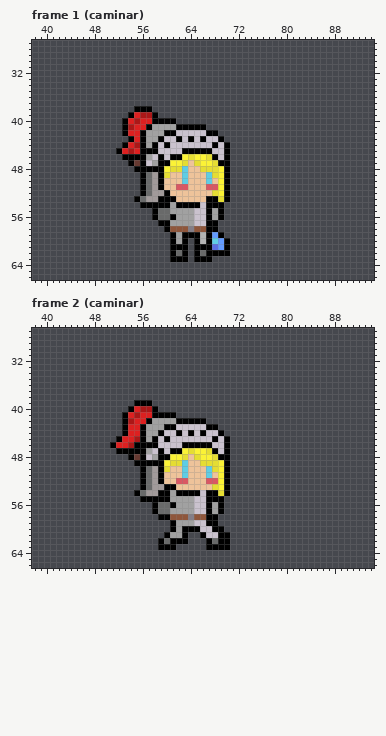
Pixel-art file -- art/aseprite/knight.aseprite. The picture above is the old version.
128x128 pixels, 25 frames. Shown: frame 1 (caminar): x 38..94, y 27..66; frame 2 (caminar): x 38..94, y 27..66. The commit also changed other frames, which this record leaves out.
And afterwards:
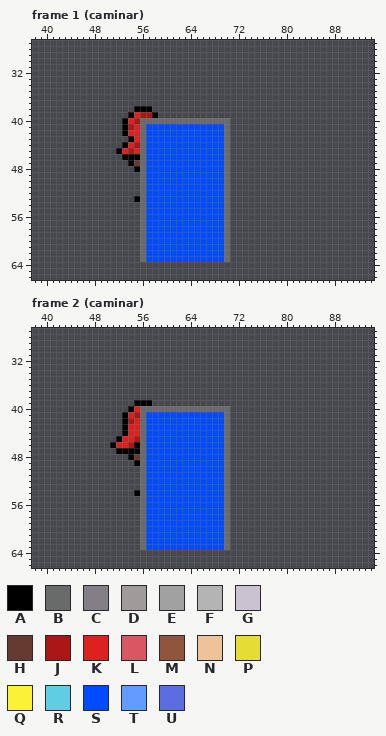
Palette (. is transparent): A #000000  B #696a6a  C #847e87  D #a19a9a  E #a1a1a1  F #b4b4b4  G #cac2ce  H #663931  J #ab1717  K #dd2020  L #d95763  M #8f563b  N #eec39a  P #e5dd33  Q #fbf236  R #5fcde4  S #004bff  T #639bff  U #5b6ee1
Changes in this commit:
layer "colbox" added
layer "hurtbox" added
Changed rows in their new state; - is an unchanged pixel.
Frame 1 (caminar), layers "hurtbox", "colbox":
first column x 56:
40 BBBBBBBBBBBBBBB
41 BSSSSSSSSSSSSSB
42 BSSSSSSSSSSSSSB
43 BSSSSSSSSSSSSSB
44 BSSSSSSSSSSSSSB
45 BSSSSSSSSSSSSSB
46 BSSSSSSSSSSSSSB
47 BSSSSSSSSSSSSSB
48 BSSSSSSSSSSSSSB
49 BSSSSSSSSSSSSSB
50 BSSSSSSSSSSSSSB
51 BSSSSSSSSSSSSSB
52 BSSSSSSSSSSSSSB
53 -SSSSSSSSSSSSSB
54 BSSSSSSSSSSSSSB
55 BSSSSSSSSSSSSSB
56 BSSSSSSSSSSSSSB
57 BSSSSSSSSSSSSSB
58 BSSSSSSSSSSSSSB
59 BSSSSSSSSSSSSSB
60 BSSSSSSSSSSSSSB
61 BSSSSSSSSSSSSSB
62 BSSSSSSSSSSSSSB
63 BSSSSSSSSSSSSSB
Frame 2 (caminar), layers "hurtbox", "colbox":
first column x 56:
40 BBBBBBBBBBBBBBB
41 BSSSSSSSSSSSSSB
42 BSSSSSSSSSSSSSB
43 BSSSSSSSSSSSSSB
44 BSSSSSSSSSSSSSB
45 BSSSSSSSSSSSSSB
46 BSSSSSSSSSSSSSB
47 BSSSSSSSSSSSSSB
48 BSSSSSSSSSSSSSB
49 BSSSSSSSSSSSSSB
50 BSSSSSSSSSSSSSB
51 BSSSSSSSSSSSSSB
52 BSSSSSSSSSSSSSB
53 BSSSSSSSSSSSSSB
54 -SSSSSSSSSSSSSB
55 BSSSSSSSSSSSSSB
56 BSSSSSSSSSSSSSB
57 BSSSSSSSSSSSSSB
58 BSSSSSSSSSSSSSB
59 BSSSSSSSSSSSSSB
60 BSSSSSSSSSSSSSB
61 BSSSSSSSSSSSSSB
62 BSSSSSSSSSSSSSB
63 BSSSSSSSSSSSSSB
Where, in picture pixels (left, top, right, bottom), the same in both pictures:
changed: (140, 118, 230, 262)
changed: (140, 406, 230, 550)
